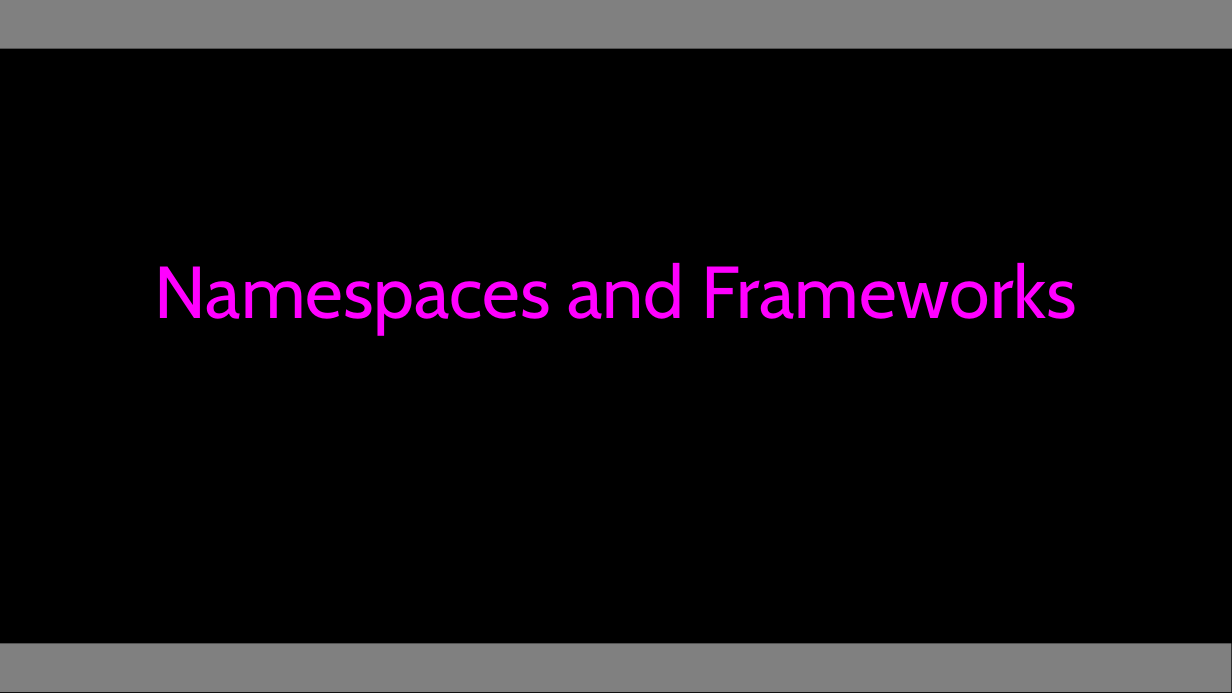
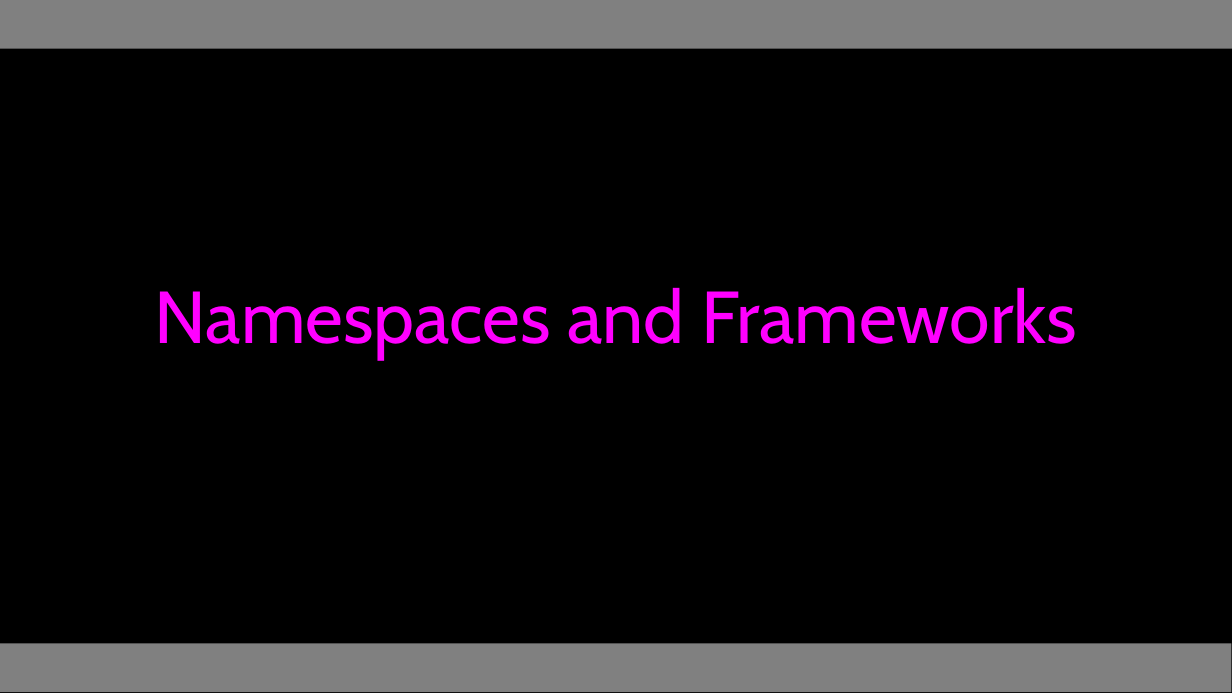
Before and after one commit to csev/wa4e, a slide deck: slide 2 of lectures/PHP-07-Objects-Namespace.ppt. Drawn at 1232x693 pixels with LibreOffice and Linux fonts; fonts in the diff are those of the drawing. Boxes give left, top, right and bottom in pixels: in the first picture for what was removed or moved away, otherwise in the second. Text is boxed around its words. In the diff, an @@ line names an element or a change of style, - is before the commit and + after.

```diff
--- a/lectures/PHP-07-Objects-Namespace.ppt
+++ b/lectures/PHP-07-Objects-Namespace.ppt
@@ title "Namespaces and Frameworks" at bbox=[155, 287, 1077, 360]: vertical alignment middle to bottom @@
```
Also in this commit, not shown: 1 other slide changed, 10 other files.
